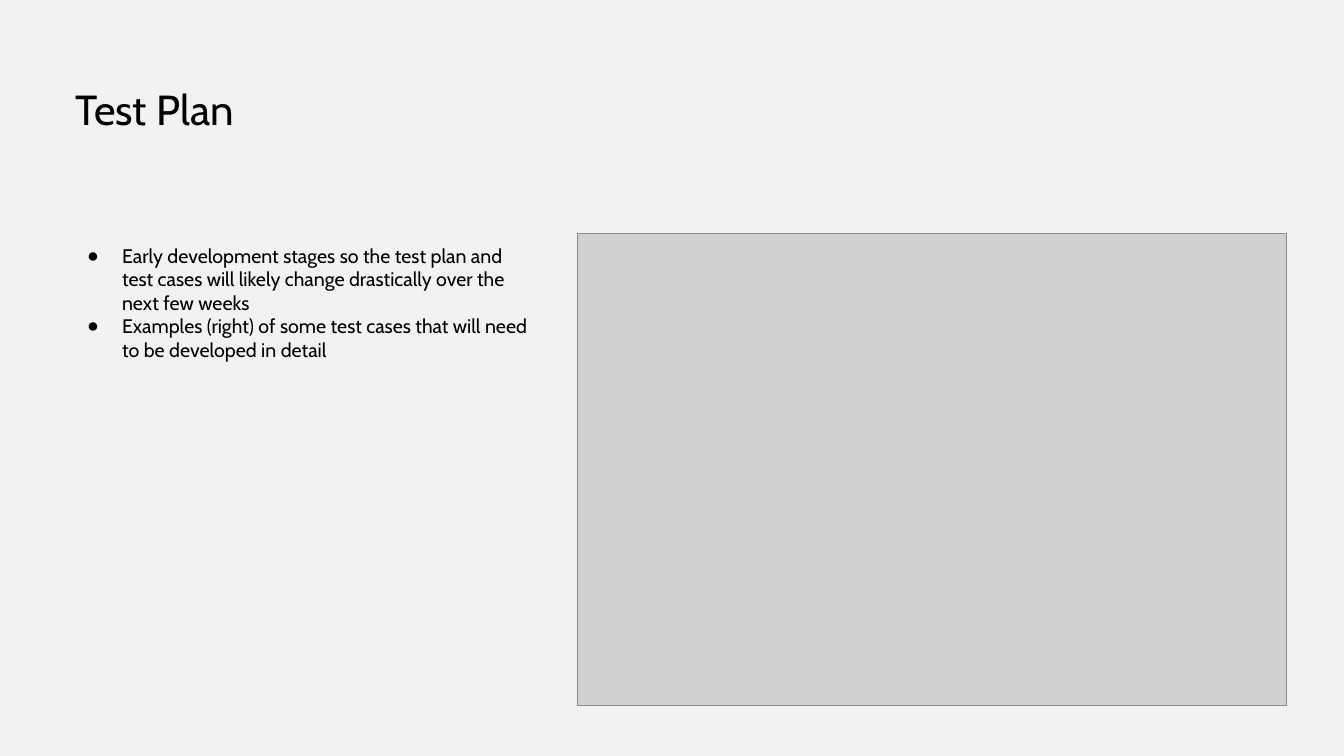
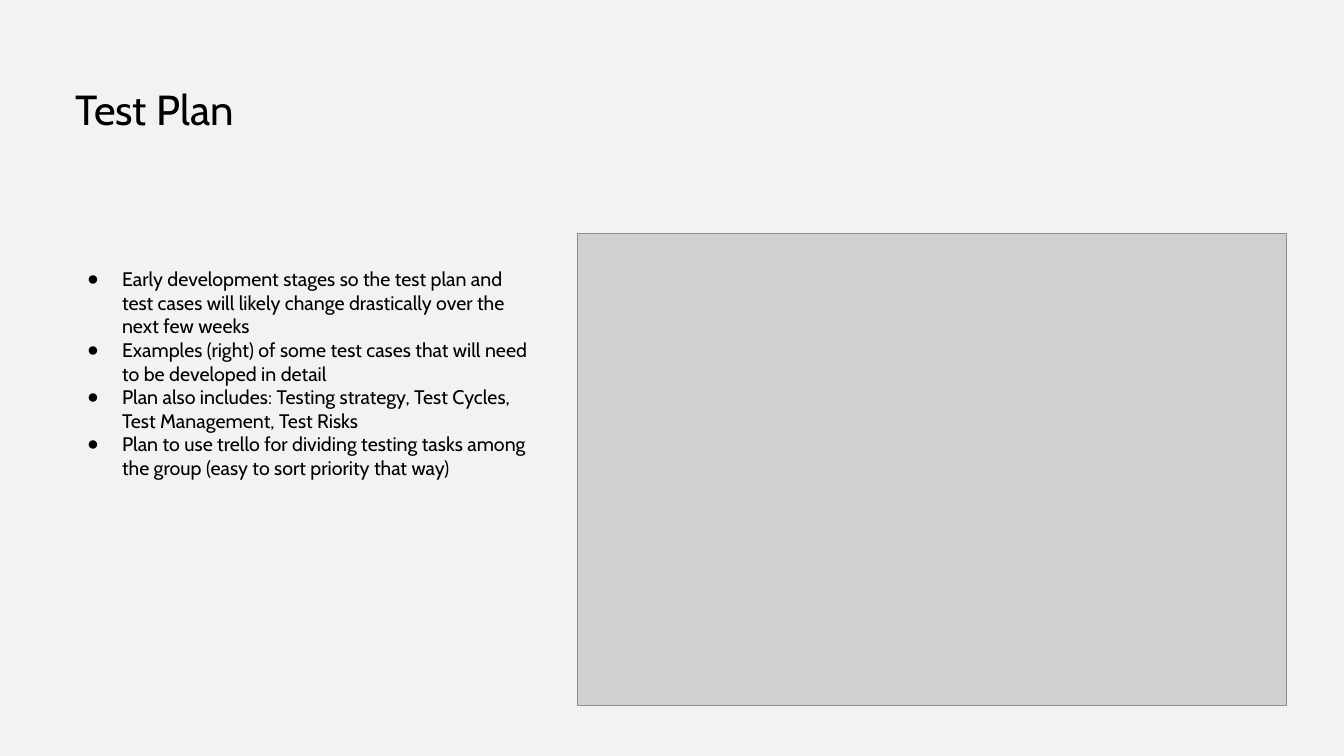
Before and after one commit to Thatawesomeguy4/FiddlePracticeAppCPSC4910, a slide deck: slide 10 of Fid'Lin Presentation1.1.pptx (slide 11 before the commit). Drawn at 1344x756 pixels with LibreOffice and Linux fonts; fonts in the diff are those of the drawing; grey boxes stand for pictures. Boxes give left, top, right and bottom in pixels: in the first picture for what was removed or moved away, otherwise in the second. Text is boxed around its words. In the diff, an @@ line names an element or a change of style, - is before the commit and + after.

```diff
--- a/Fid'Lin Presentation1.1.pptx
+++ b/Fid'Lin Presentation1.1.pptx
@@ text at box(122, 389, 525, 480): paragraphs added @@
+● Plan also includes: Testing strategy, Test Cycles, Test Management, Test Risks
+● Plan to use trello for dividing testing tasks among the group (easy to sort priority that way)
```
Also in this commit, not shown: 2 other slides changed.
